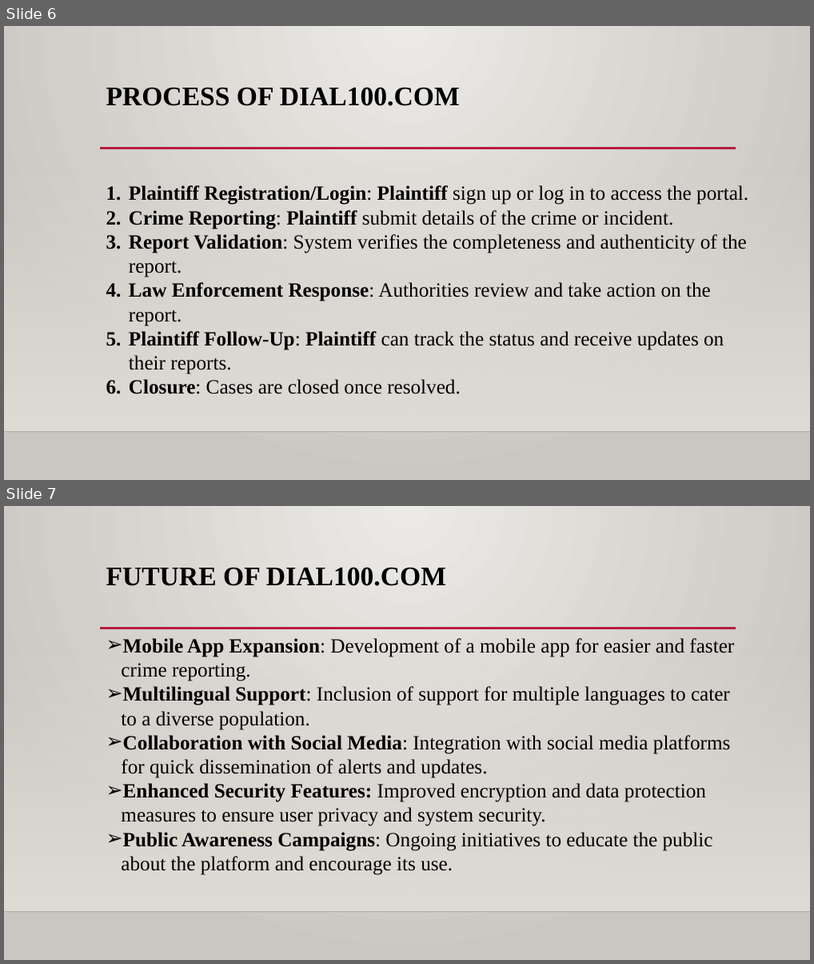
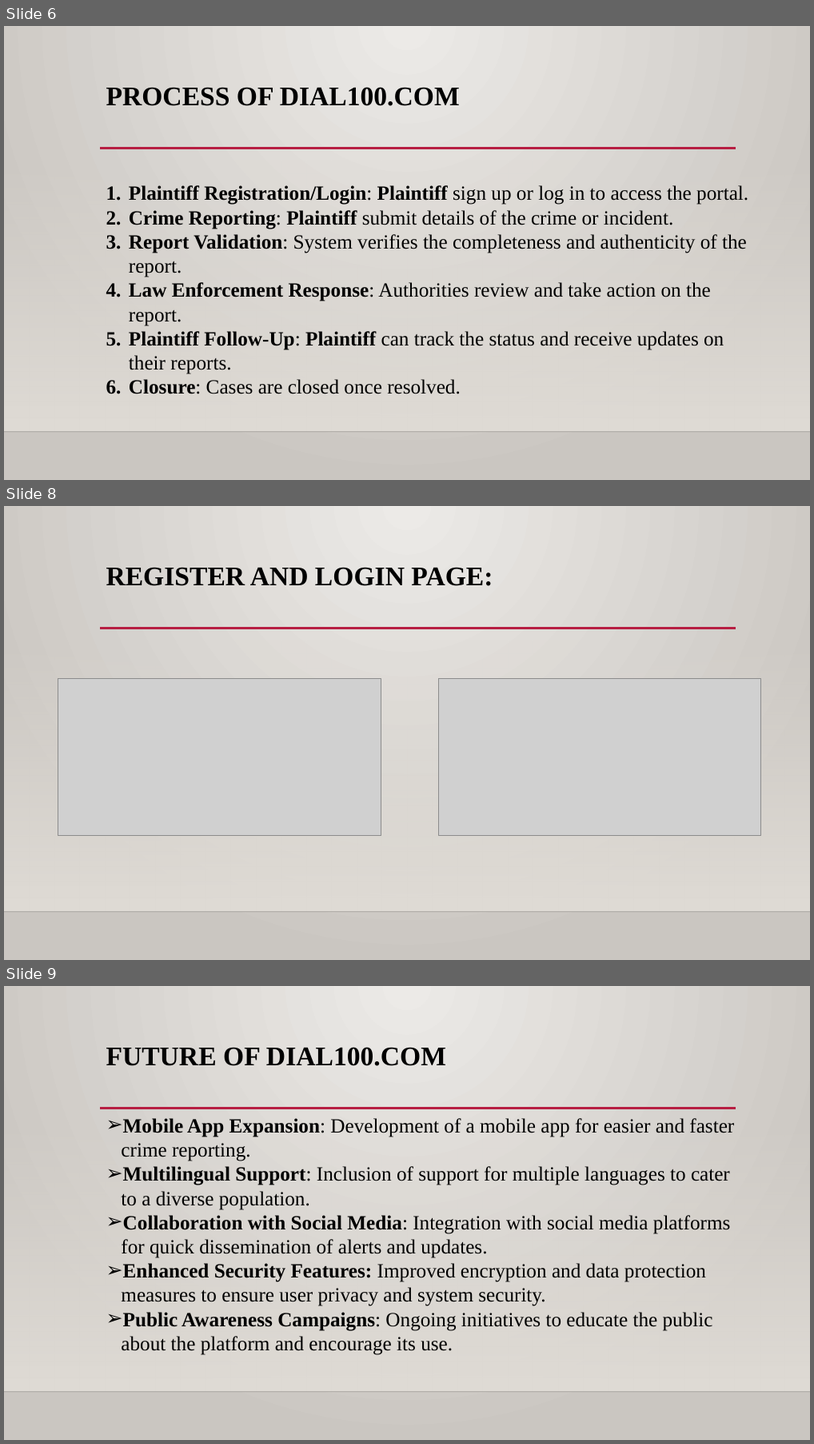
Before and after one commit to AjithNaik97/Dial100.com, a slide deck: Dial100 .pptx. Shown one above the other, each under a label of ours: slides 6 and 7 before the commit, slides 6, 8 and 9 after it; the slides between them are not shown. The pictures are 814x964 and 814x1444 pixels, drawn with LibreOffice and Linux fonts; fonts in the diff are those of the drawing; grey boxes stand for pictures; background and template pictures are left out. Boxes give left, top, right and bottom in pixels: in the first picture for what was removed or moved away, otherwise in the second. Text is boxed around its words. In the diff, an @@ line names an element or a change of style, - is before the commit and + after.

```diff
--- a/Dial100 .pptx
+++ b/Dial100 .pptx
@@ slide 8 added at <box>4,506,810,960</box>, background gradient #ECEAE7 to #CAC7C1; not listed: 3 template elements that a slide beside it also shows @@
@@ title added at <box>106,567,493,586</box>, 32 pt, text #000000, bold @@
+REGISTER AND LOGIN PAGE:
@@ picture added at <box>58,679,382,835</box> @@
@@ picture added at <box>439,679,762,835</box> @@
@@ what was slide 7 is now slide 9 @@
```
Also in this commit, not shown: 1 other slide added, 2 other files.
